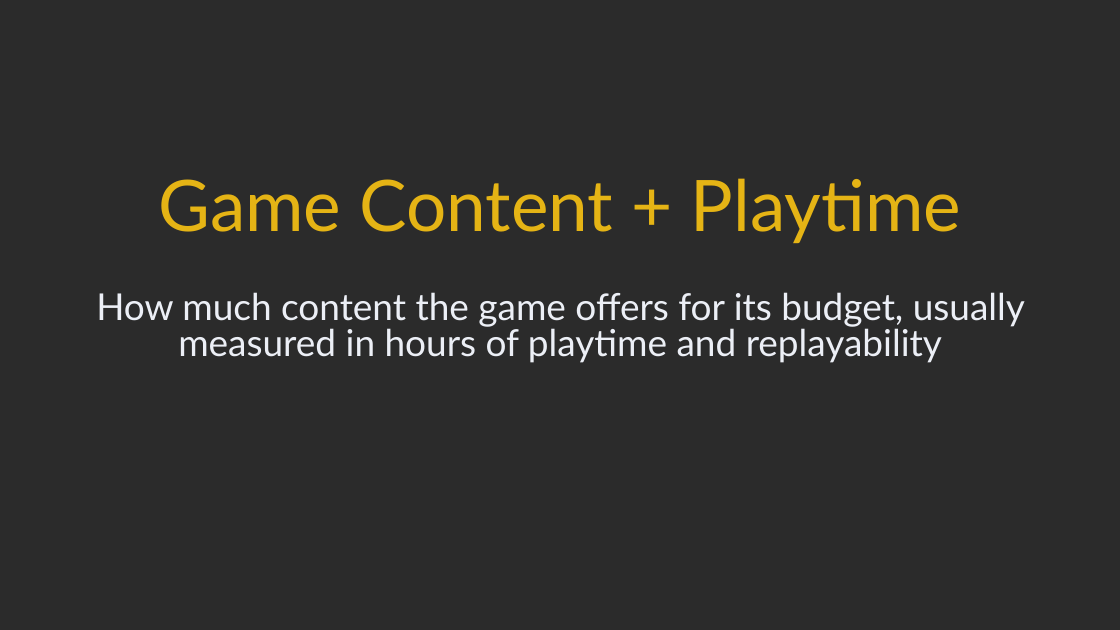
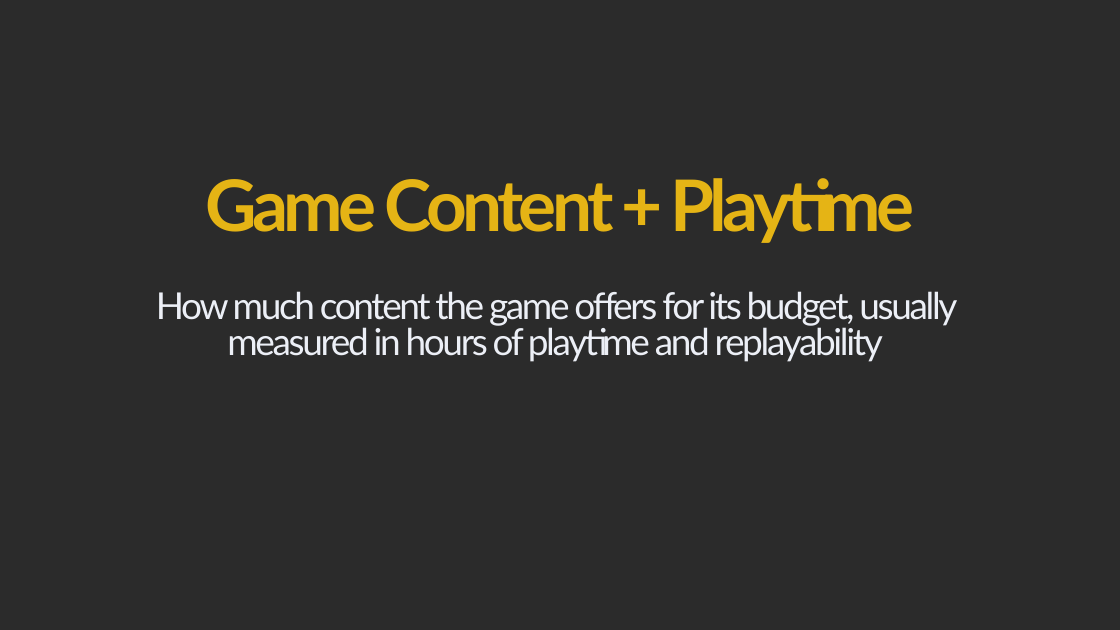
Before and after one commit to TheMaich/spritzconsulting, a slide deck: slide 6 of assets/pitch-deck-template/spritz-publisher-pitch-deck-template.pptx. Drawn at 1120x630 pixels with LibreOffice and Linux fonts; fonts in the diff are those of the drawing; background and template pictures are left out; a plain dark background stands for a picture behind light text. Boxes give left, top, right and bottom in pixels: in the first picture for what was removed or moved away, otherwise in the second. Text is boxed around its words. In the diff, an @@ line names an element or a change of style, - is before the commit and + after.

```diff
--- a/assets/pitch-deck-template/spritz-publisher-pitch-deck-template.pptx
+++ b/assets/pitch-deck-template/spritz-publisher-pitch-deck-template.pptx
@@ title "Game Content + Playtime" at box(206, 178, 914, 243): letter spacing 0 to -3 pt, bold on @@
@@ subtitle "How much content the game ...": place and size @@
-subtitle "How much content the game ..." at box(96, 292, 1025, 363)
+subtitle "How much content the game ..." at box(156, 291, 957, 362)
@@ subtitle "How much content the game ..." at box(156, 291, 957, 362): letter spacing 0 to -1.5 pt @@
```
Also in this commit, not shown: 13 other slides changed.
